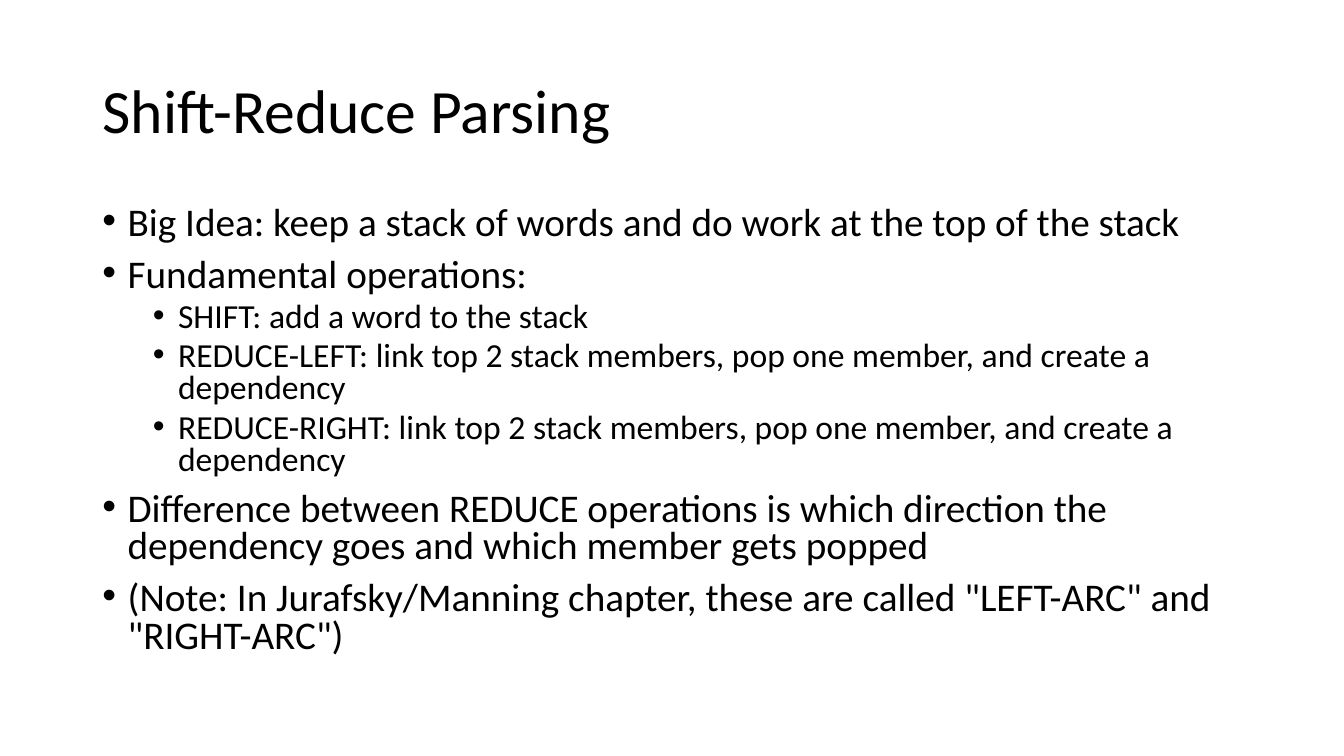
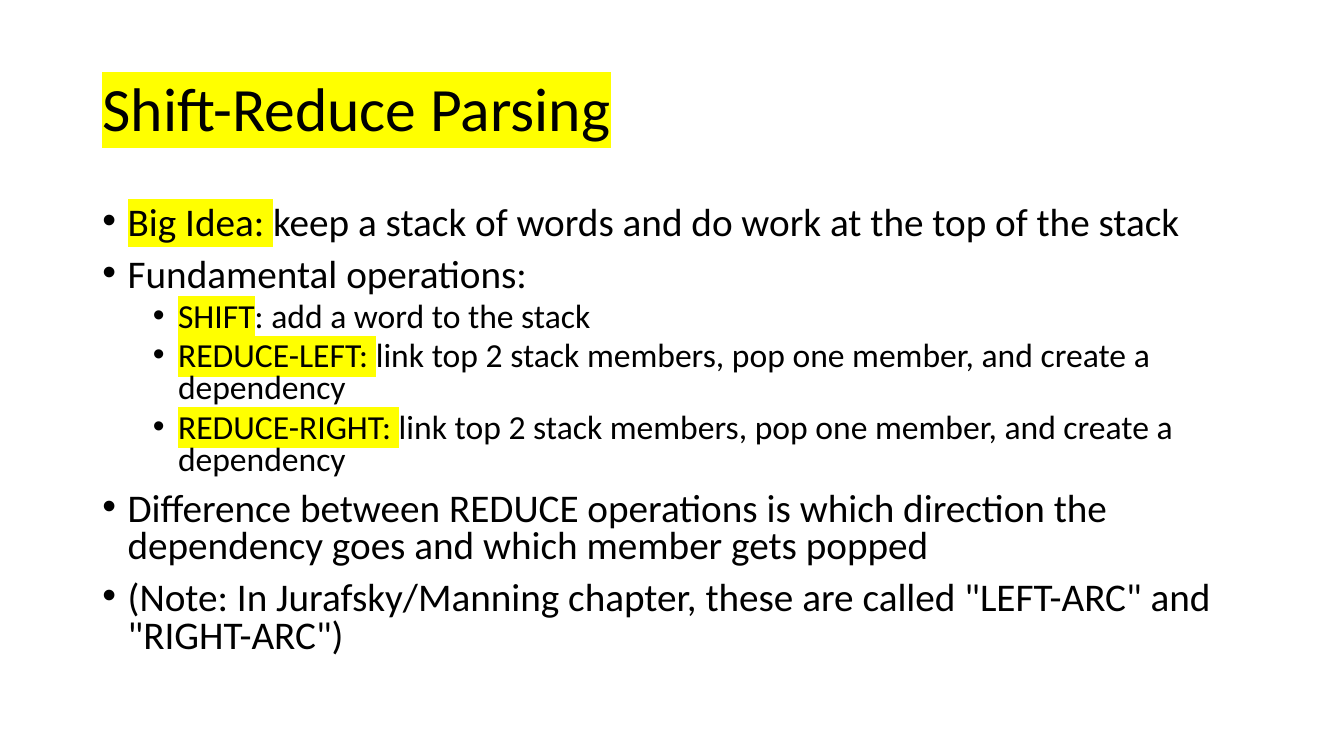
Before and after one commit to balhafni/csci_544_fa_18_slides, a slide deck: slide 19 of dep_parsing_0919.pptx. Drawn at 1344x756 pixels with LibreOffice and Linux fonts; fonts in the diff are those of the drawing. Boxes give left, top, right and bottom in pixels: in the first picture for what was removed or moved away, otherwise in the second. Text is boxed around its words. In the diff, an @@ line names an element or a change of style, - is before the commit and + after.

```diff
--- a/dep_parsing_0919.pptx
+++ b/dep_parsing_0919.pptx
@@ title "Shift-Reduce Parsing" at box(102, 88, 610, 142): highlight none to #FFFF00 @@
@@ text at box(128, 208, 1180, 477): highlight none to #FFFF00 in "Big Idea:", "SHIFT:", "REDUCE-LEFT:", "REDUCE-RIGHT:" @@
```
Also in this commit, not shown: 4 other slides changed.
